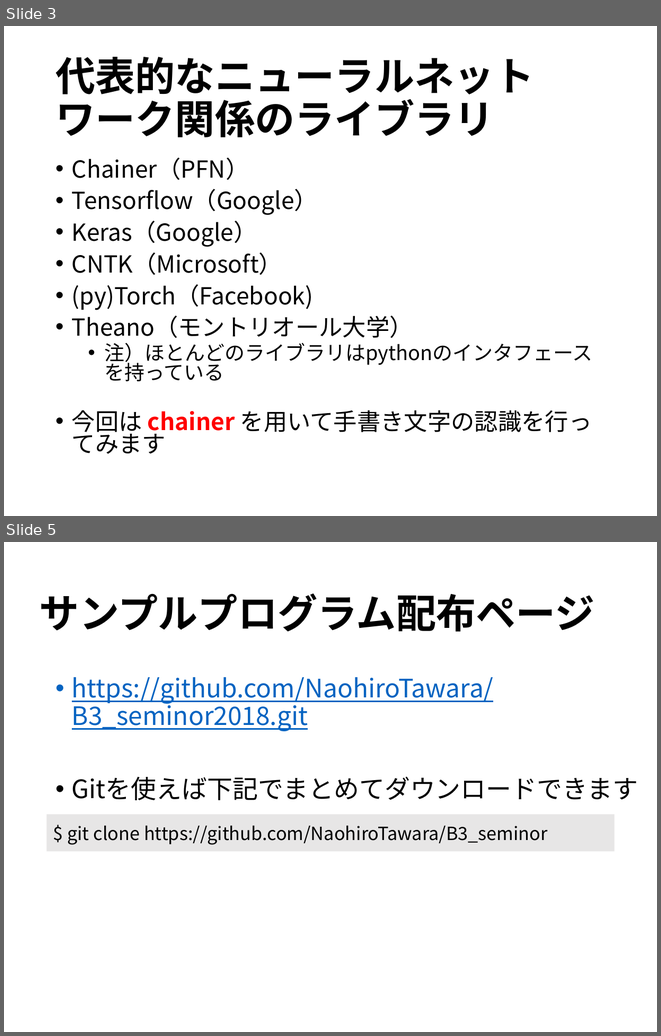
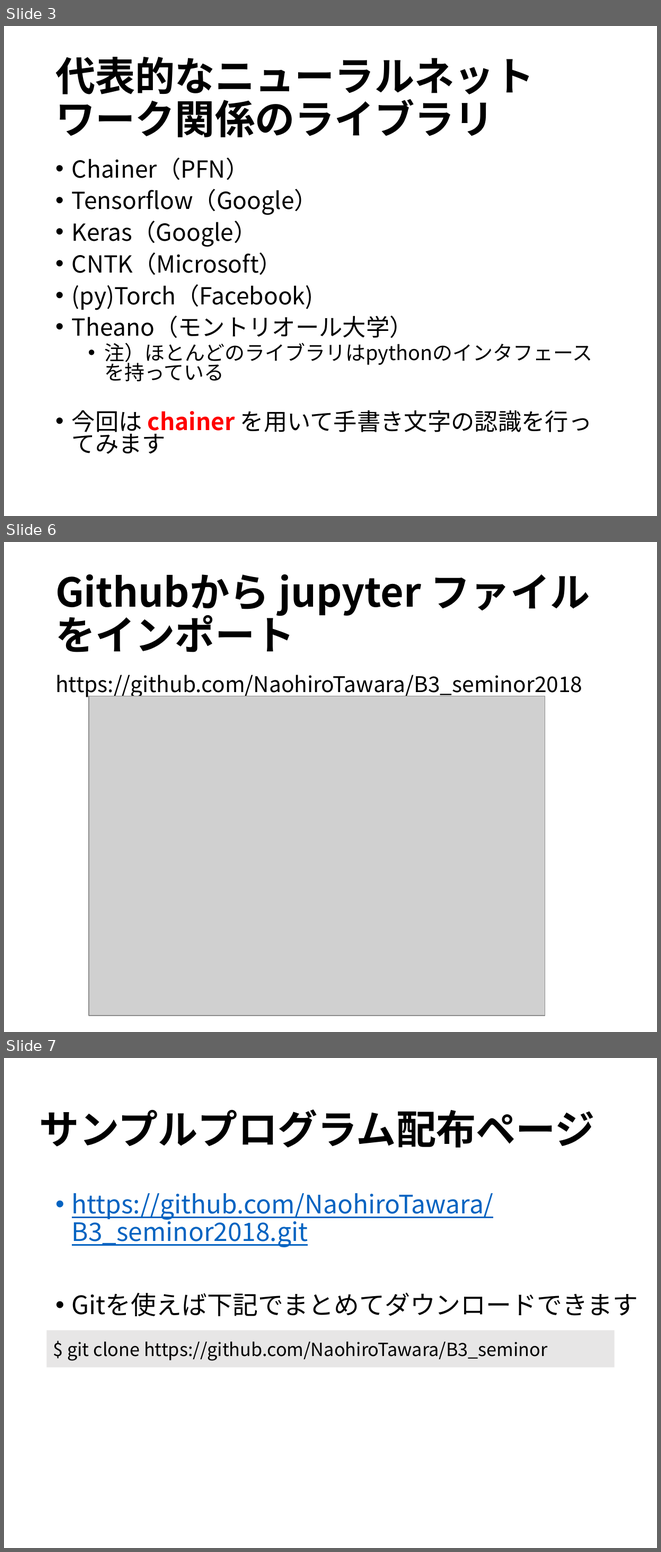
Before and after one commit to NaohiroTawara/B3_seminor2018, a slide deck: DNN.pptx. Shown one above the other, each under a label of ours: slides 3 and 5 before the commit, slides 3, 6 and 7 after it; the slides between them are not shown. The pictures are 661x1036 and 661x1552 pixels, drawn with LibreOffice and Linux fonts; fonts in the diff are those of the drawing; grey boxes stand for pictures. Boxes give left, top, right and bottom in pixels: in the first picture for what was removed or moved away, otherwise in the second. Text is boxed around its words. In the diff, an @@ line names an element or a change of style, - is before the commit and + after.

```diff
--- a/DNN.pptx
+++ b/DNN.pptx
@@ slide 6 added at (x1=4, y1=542, x2=657, y2=1032), background #FFFFFF @@
@@ title added at (x1=55, y1=574, x2=590, y2=652), 44 pt, text #000000, bold @@
+Githubから jupyter ファイルをインポート
@@ text added at (x1=55, y1=674, x2=583, y2=698), 23.8 pt, text #000000 @@
+https://github.com/NaohiroTawara/B3_seminor2018
@@ picture added at (x1=89, y1=696, x2=545, y2=1015) @@
@@ what was slide 5 is now slide 7 @@
```
Also in this commit, not shown: 1 slide changed, 1 other slide added, 1 other file.
